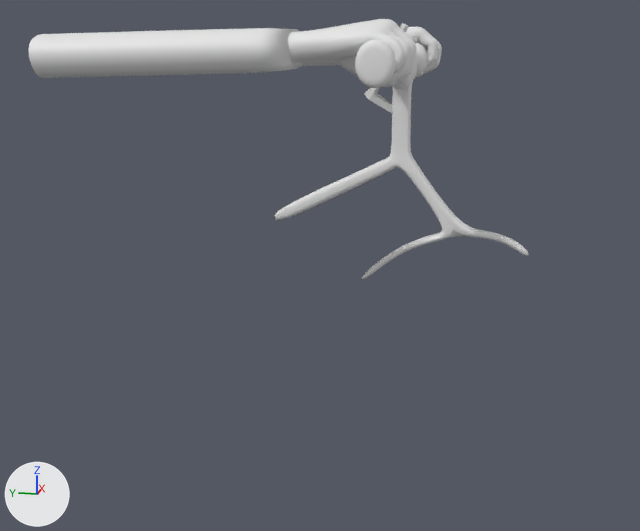
What one commit did to the FBX model Assets/City/Models/Player/manubrio1.fbx.
Camera for both pictures: a 50 mm camera at (-2.617, -1.13, 1.465) aimed at (-0.017, -0.61, 0.815). Every picture has the same lights, and +X, +Y and +Z are marked at lower left. Mesh edges are drawn as thin lines on the coarser meshes. Where no turn or scale is listed for an object, it has been applied to the vertices.

In view in the first picture: 'manubrio'.
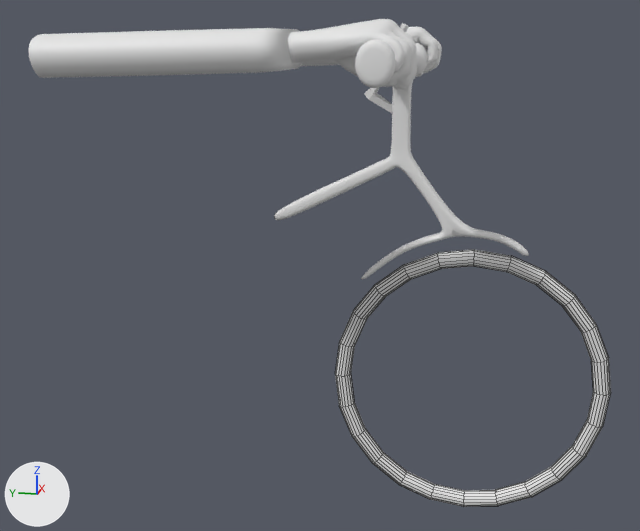
Boxes (x1, y1, x2, y2) around the edits, measured in the pictures (640 x 531 px):
'Torus', added: after (335, 250, 611, 507)

What changed in the scene script:
```text
Add me_torus_001:
    me_torus_001.from_pydata(...)  # a torus around x (ring radius 0.394, tube radius 0.025) spanning x -0.026..0.026, y -1.495..-0.656, z 0.043..0.882
Add ob_torus:
    ob_torus = bpy.data.objects.new('Torus', me_torus_001)
    ob_torus.location = (0.0, 0.0, 0.0)
```
